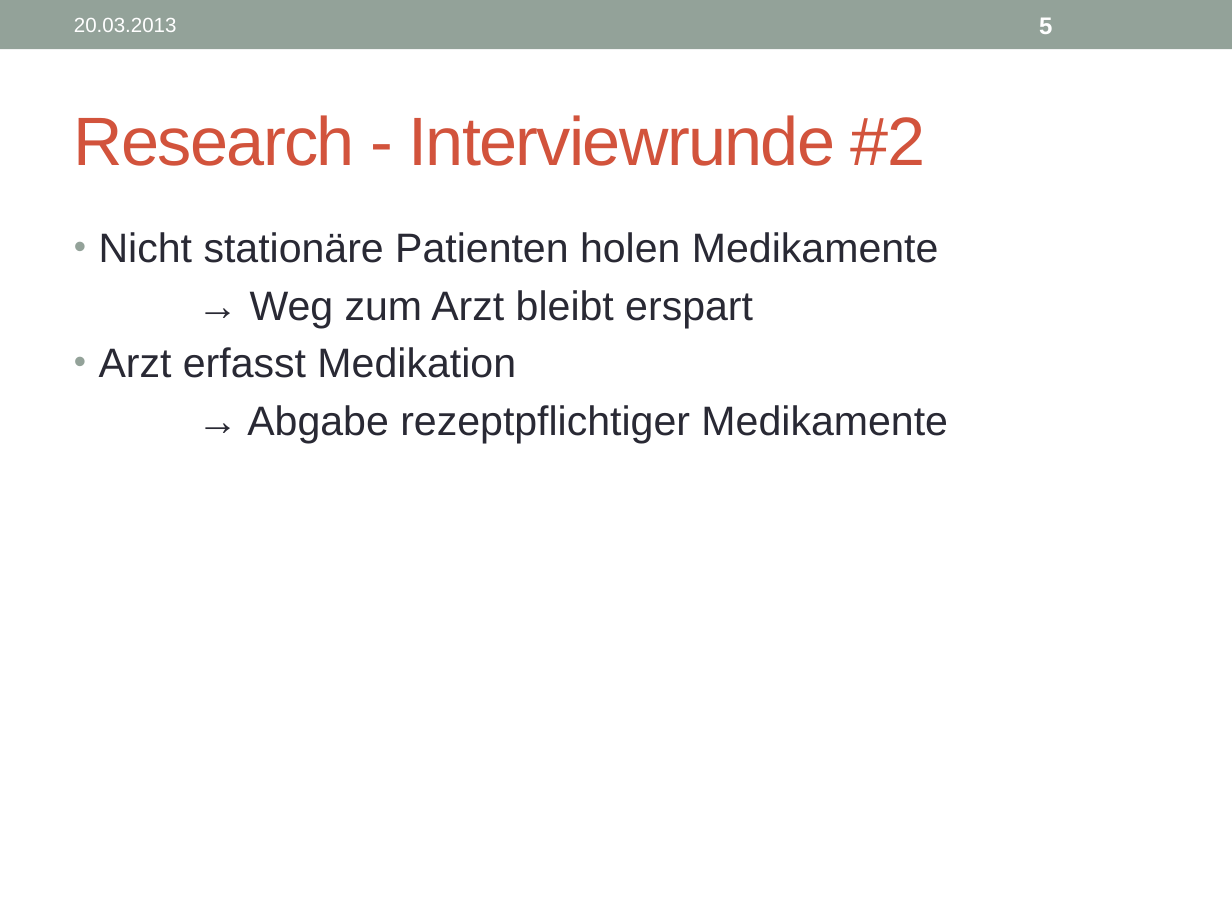
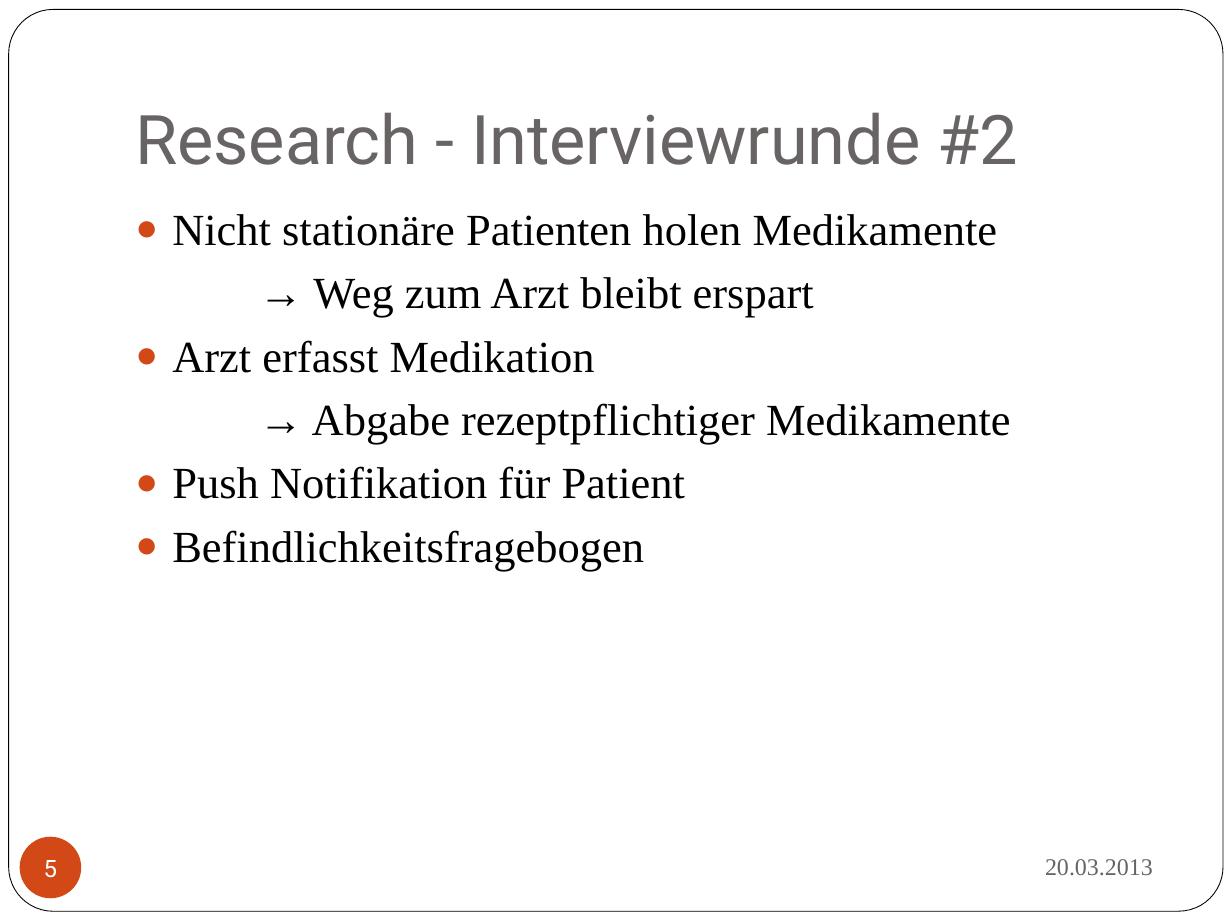
Before and after one commit to boebu/ch.bfh.bti7081.s2013.yellow, a slide deck: slide 5 of ch.bfh.bti7081.s2013.yellow/doc/cs1_task03/task1_3_presentation.pptx. Drawn at 1232x924 pixels with LibreOffice and Linux fonts; fonts in the diff are those of the drawing. Boxes give left, top, right and bottom in pixels: in the first picture for what was removed or moved away, otherwise in the second. Text is boxed around its words. In the diff, an @@ line names an element or a change of style, - is before the commit and + after.

```diff
--- a/ch.bfh.bti7081.s2013.yellow/doc/cs1_task03/task1_3_presentation.pptx
+++ b/ch.bfh.bti7081.s2013.yellow/doc/cs1_task03/task1_3_presentation.pptx
@@ rectangle removed at (0,0,1232,49) @@
@@ rounded rectangle added at (9,10,1223,912), fill #FFFFFF, outline #000000 0.5 pt @@
@@ title "Research - Interviewrunde #2": place and size @@
-title "Research - Interviewrunde #2" at (74,115,925,166)
+title "Research - Interviewrunde #2" at (135,112,1018,165)
@@ title "Research - Interviewrunde #2" at (135,112,1018,165): font Arial to Roboto, text colour #D2533C to #696464, letter spacing -1 to 0 pt; vertical alignment middle to bottom @@
@@ text "Nicht stationäre Patienten holen Medikamente": place and size @@
-text "Nicht stationäre Patienten holen Medikamente" at (99,232,948,443)
+text "Nicht stationäre Patienten holen Medikamente" at (172,214,1011,570)
@@ text at (172,214,1011,444): size 24 to 26 pt, font Arial to Times New Roman, text colour #292934 to #000000 in "Nicht stationäre Patienten holen Medikamente", "→ Weg zum Arzt bleibt erspart", "Arzt erfasst Medikation", "→ Abgabe rezeptpflichtiger Medikamente"; bullet • to ●; bullet colour #93A299 to #D34817 @@
@@ text at (172,466,685,570): paragraphs added @@
+● Push Notifikation für Patient
+● Befindlichkeitsfragebogen
@@ page number: place and size @@
-page number at (1039,17,1052,34)
+page number at (20,837,81,898)
@@ page number at (20,837,81,898): font Arial to Roboto, bold off; alignment left to centre; fill none to #D34817 @@
@@ text "20.03.2013": place and size @@
-text "20.03.2013" at (74,18,177,32)
+text "20.03.2013" at (1045,859,1153,876)
@@ text "20.03.2013" at (1045,859,1153,876): size 12 to 14 pt, font Arial to Times New Roman, text colour #FFFFFF to #696464; alignment left to right @@
```
Also in this commit, not shown: 12 other slides changed, 3 slides added.
